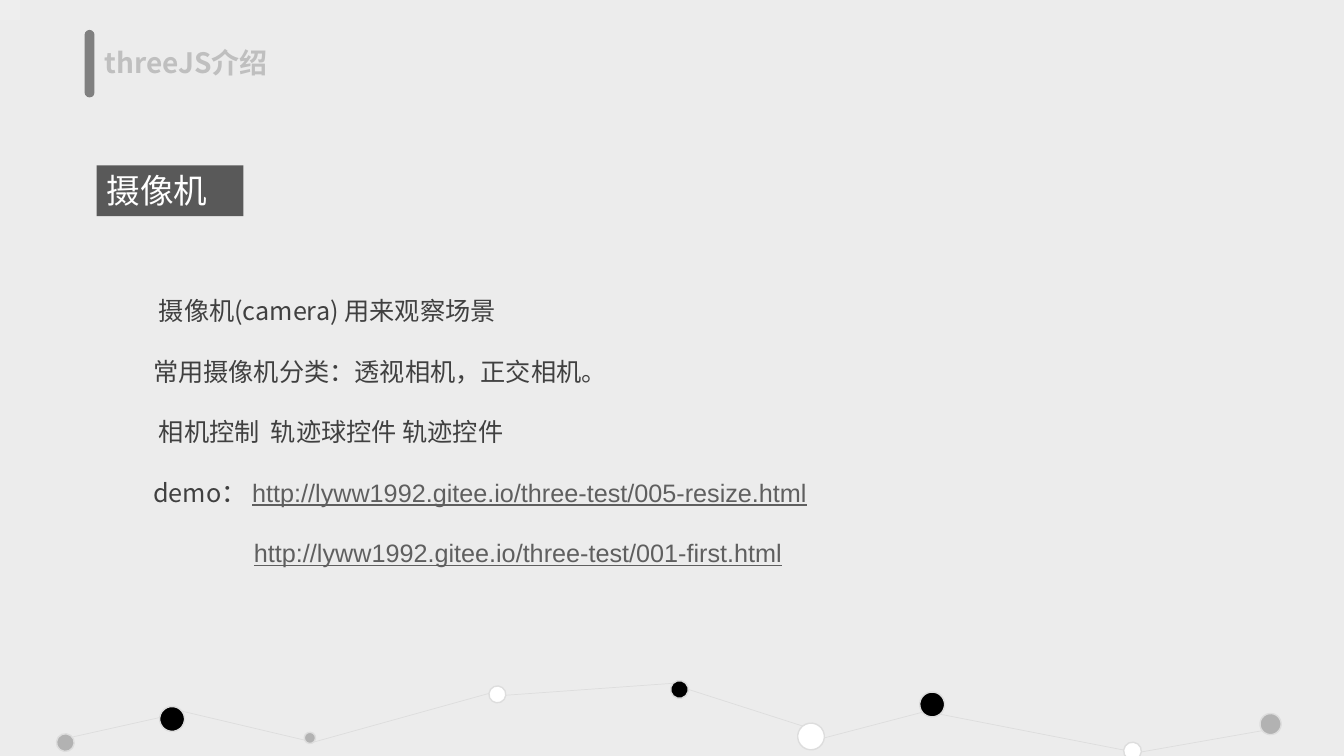
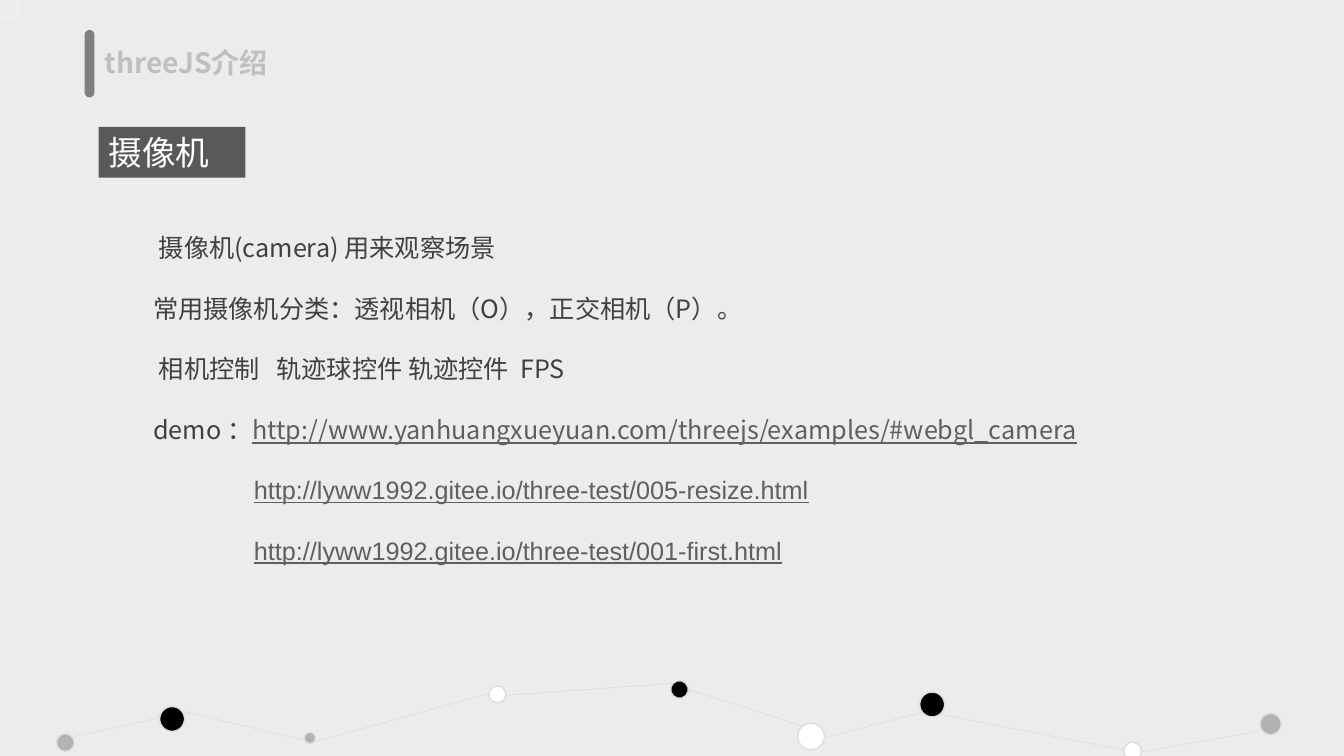
Before and after one commit to tanshaobo/threejs-test, a slide deck: slide 9 of threeJS.pptx. Drawn at 1344x756 pixels with LibreOffice and Linux fonts; fonts in the diff are those of the drawing. Boxes give left, top, right and bottom in pixels: in the first picture for what was removed or moved away, otherwise in the second. Text is boxed around its words. In the diff, an @@ line names an element or a change of style, - is before the commit and + after.

```diff
--- a/threeJS.pptx
+++ b/threeJS.pptx
@@ rectangle "摄像机": place and size @@
-rectangle "摄像机" at <box>97,165,244,216</box>
+rectangle "摄像机" at <box>99,127,246,177</box>
@@ text "摄像机(camera) 用来观察场景": place and size @@
-text "摄像机(camera) 用来观察场景" at <box>153,299,806,567</box>
+text "摄像机(camera) 用来观察场景" at <box>153,236,1076,565</box>
@@ text at <box>153,296,1076,504</box>: text changed; font Arial to Noto Sans CJK SC @@
-常用摄像机分类：透视相机，正交相机。
-相机控制 轨迹球控件 轨迹控件
-demo： http://lyww1992.gitee.io/three-test/005-resize.html
+常用摄像机分类：透视相机（O），正交相机（P）。
+相机控制 轨迹球控件 轨迹控件 FPS
+demo ：http://www.yanhuangxueyuan.com/threejs/examples/#webgl_camera
+http://lyww1992.gitee.io/three-test/005-resize.html
```
Also in this commit, not shown: 7 other slides changed, 4 other files.
